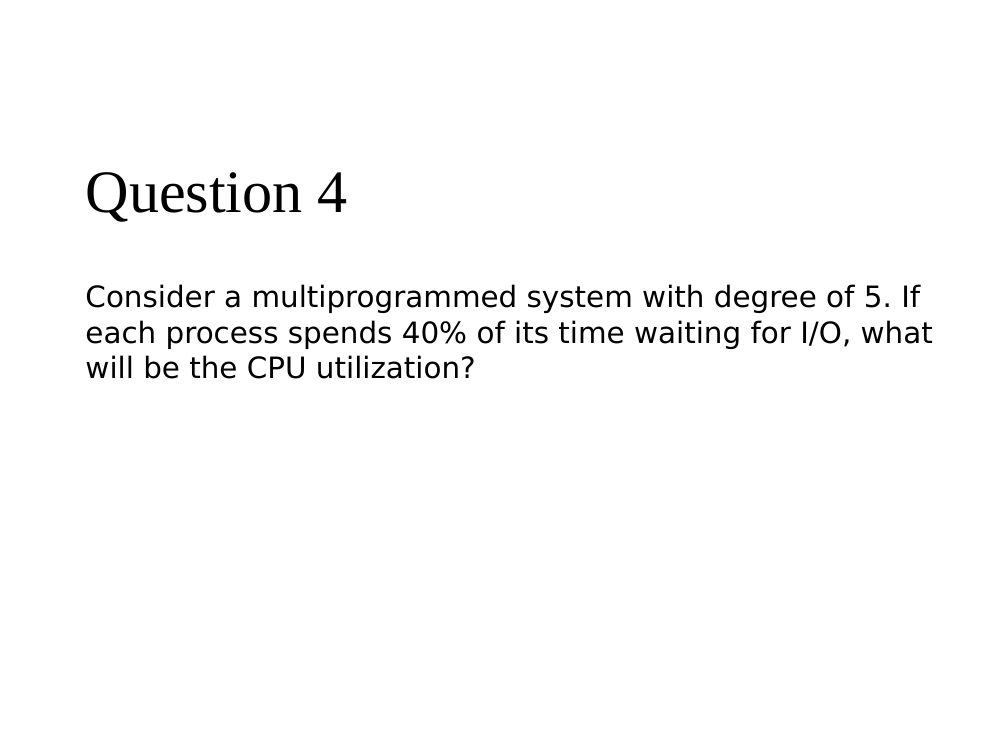
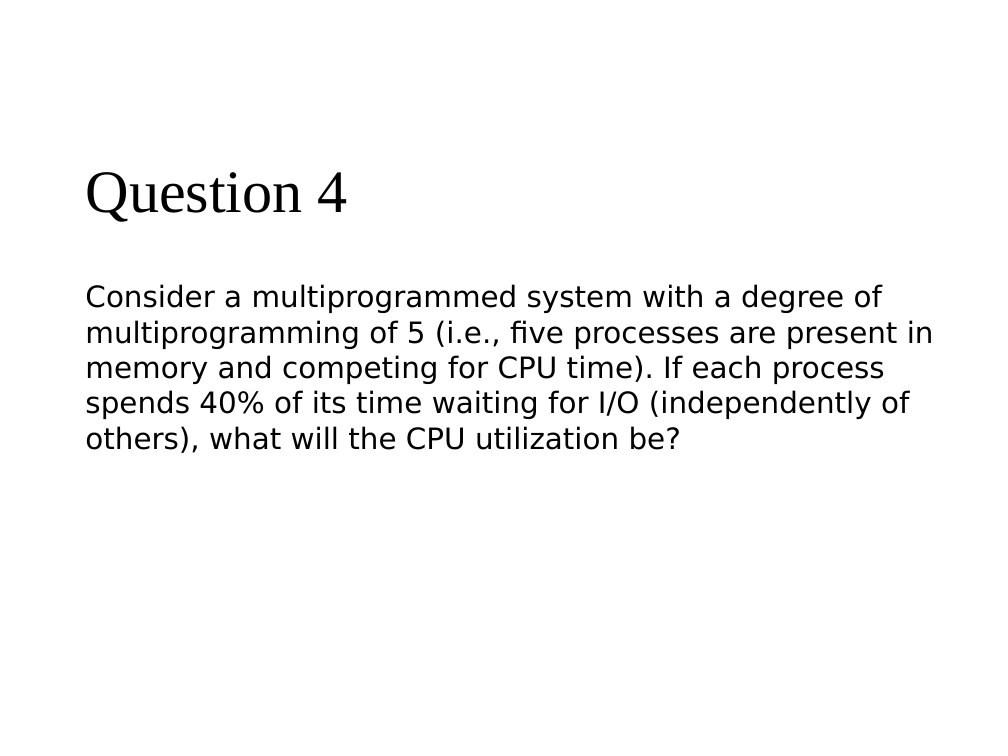
Before and after one commit to vincenzo-gulisano/os_material, a slide deck: slide 64 of slides/processes.pptx. Drawn at 1008x756 pixels with LibreOffice and Linux fonts; fonts in the diff are those of the drawing. Boxes give left, top, right and bottom in pixels: in the first picture for what was removed or moved away, otherwise in the second. Text is boxed around its words. In the diff, an @@ line names an element or a change of style, - is before the commit and + after.

Commit message:
Polished processes slides (mainly typos and broken sentences, but also some sentence that was possibly confusing / over-simplifying). Slightly updated exerices at the end too

```diff
--- a/slides/processes.pptx
+++ b/slides/processes.pptx
@@ text at (85,284,934,453): text changed @@
-Consider a multiprogrammed system with degree of 5. If each process spends 40% of its time waiting for I/O, what will be the CPU utilization?
+Consider a multiprogrammed system with a degree of multiprogramming of 5 (i.e., five processes are present in memory and competing for CPU time). If each process spends 40% of its time waiting for I/O (independently of others), what will the CPU utilization be?
```
Also in this commit, not shown: 39 other slides changed, 3 other files.
